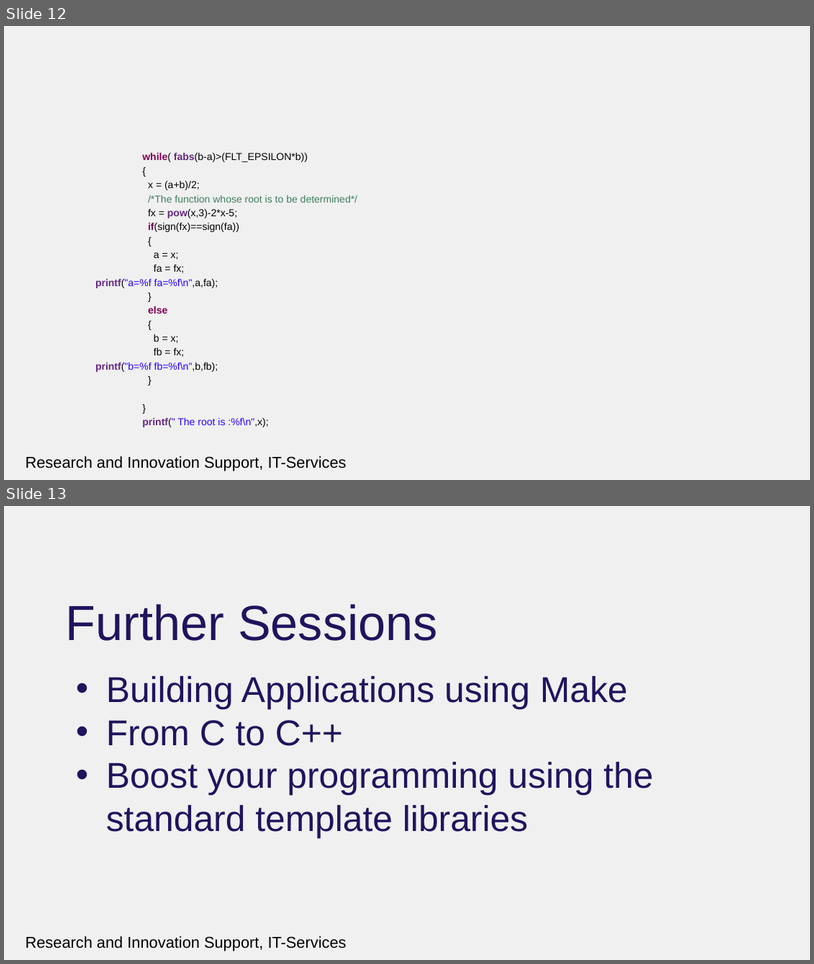
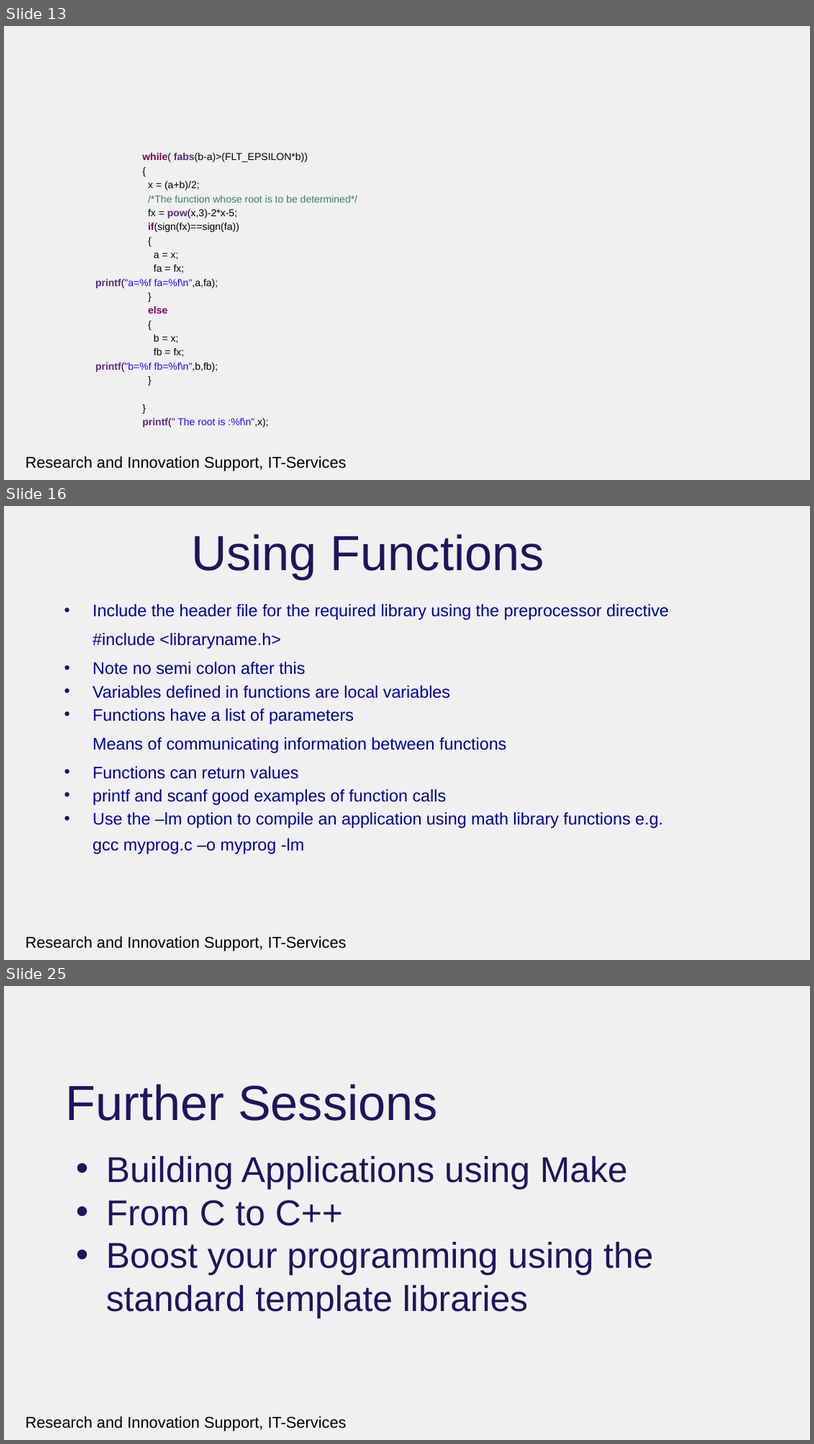
Before and after one commit to rcgsheffield/introc, a slide deck: archive/presentations/functionsandmemory.pptx. Shown one above the other, each under a label of ours: slides 12 and 13 before the commit, slides 13, 16 and 25 after it; the slides between them are not shown. The pictures are 814x964 and 814x1444 pixels, drawn with LibreOffice and Linux fonts; fonts in the diff are those of the drawing; background and template pictures are left out. Boxes give left, top, right and bottom in pixels: in the first picture for what was removed or moved away, otherwise in the second. Text is boxed around its words. In the diff, an @@ line names an element or a change of style, - is before the commit and + after.

```diff
--- a/archive/presentations/functionsandmemory.pptx
+++ b/archive/presentations/functionsandmemory.pptx
@@ slide 16 added at bbox=[4, 506, 810, 960], background #F0F0F0; not listed: 1 template element that a slide beside it also shows @@
@@ title added at bbox=[191, 534, 545, 579], 44 pt, text #1F145D @@
+Using Functions
@@ text added at bbox=[93, 604, 669, 854], 15 pt, text #000099 @@
+• Include the header file for the required library using the preprocessor directive
+#include <libraryname.h>
+• Note no semi colon after this
+• Variables defined in functions are local variables
+• Functions have a list of parameters
+Means of communicating information between functions
+• Functions can return values
+• printf and scanf good examples of function calls
+• Use the –lm option to compile an application using math library functions e.g.
+gcc myprog.c –o myprog -lm
@@ what was slide 12 is now slide 13 @@
@@ what was slide 13 is now slide 25 @@
```
Also in this commit, not shown: 12 other slides added, 1 slide removed, 17 other files.
